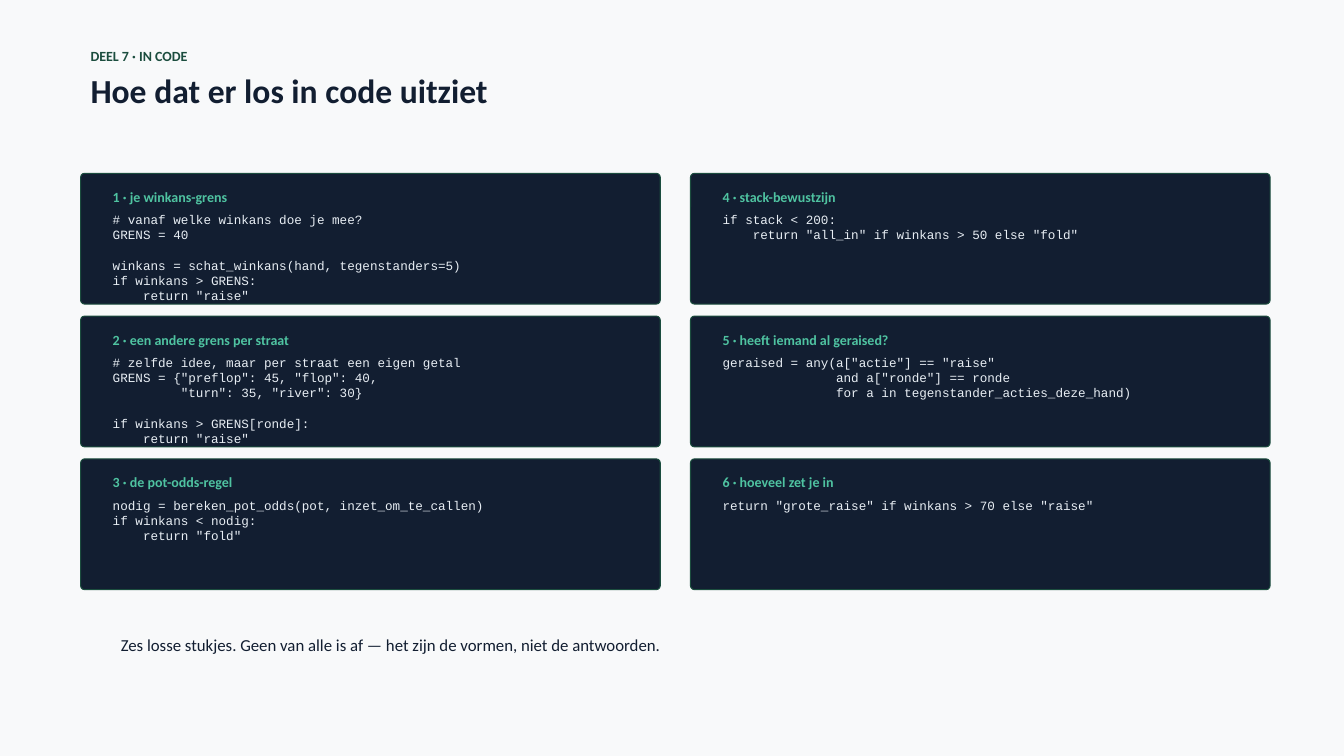
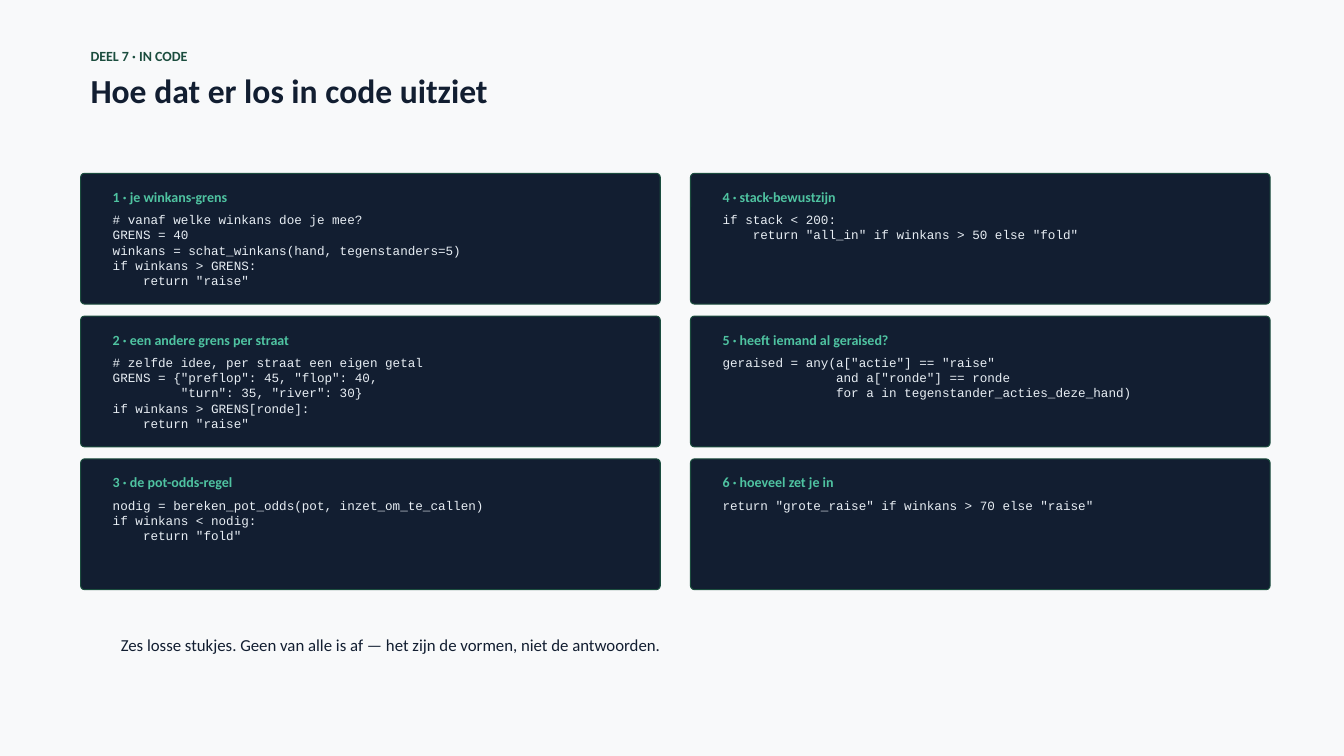
Before and after one commit to finturion/poker-analytics-challenge, a slide deck: slide 27 of powerpoints/Pokerbot_Upgrade_Week3.pptx. Drawn at 1344x756 pixels with LibreOffice and Linux fonts; fonts in the diff are those of the drawing. Boxes give left, top, right and bottom in pixels: in the first picture for what was removed or moved away, otherwise in the second. Text is boxed around its words. In the diff, an @@ line names an element or a change of style, - is before the commit and + after.

```diff
--- a/powerpoints/Pokerbot_Upgrade_Week3.pptx
+++ b/powerpoints/Pokerbot_Upgrade_Week3.pptx
@@ text "1 · je winkans-grens" rewrapped from box(113, 192, 461, 300) to box(113, 192, 461, 285) @@
@@ text at box(128, 358, 423, 370): text changed @@
-# zelfde idee, maar per straat een eigen getal
+# zelfde idee, per straat een eigen getal
```
Also in this commit, not shown: 2 other files.
